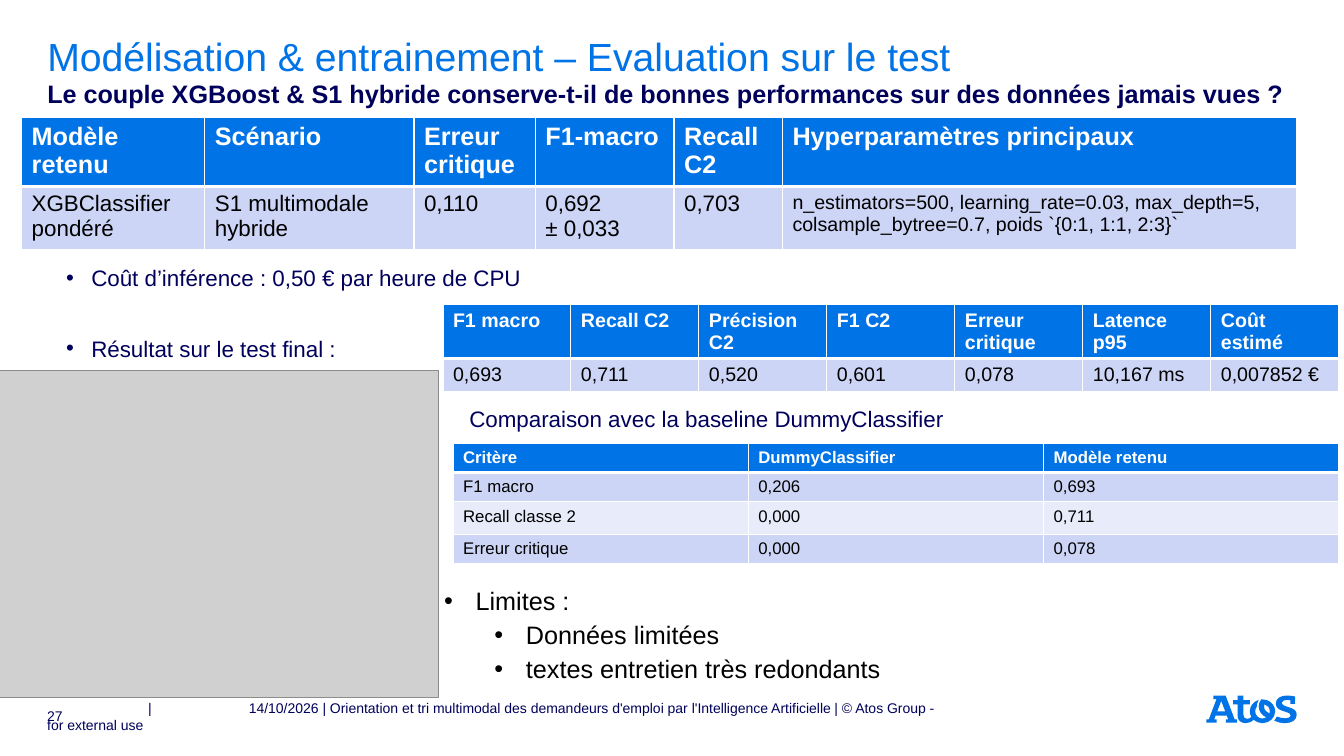
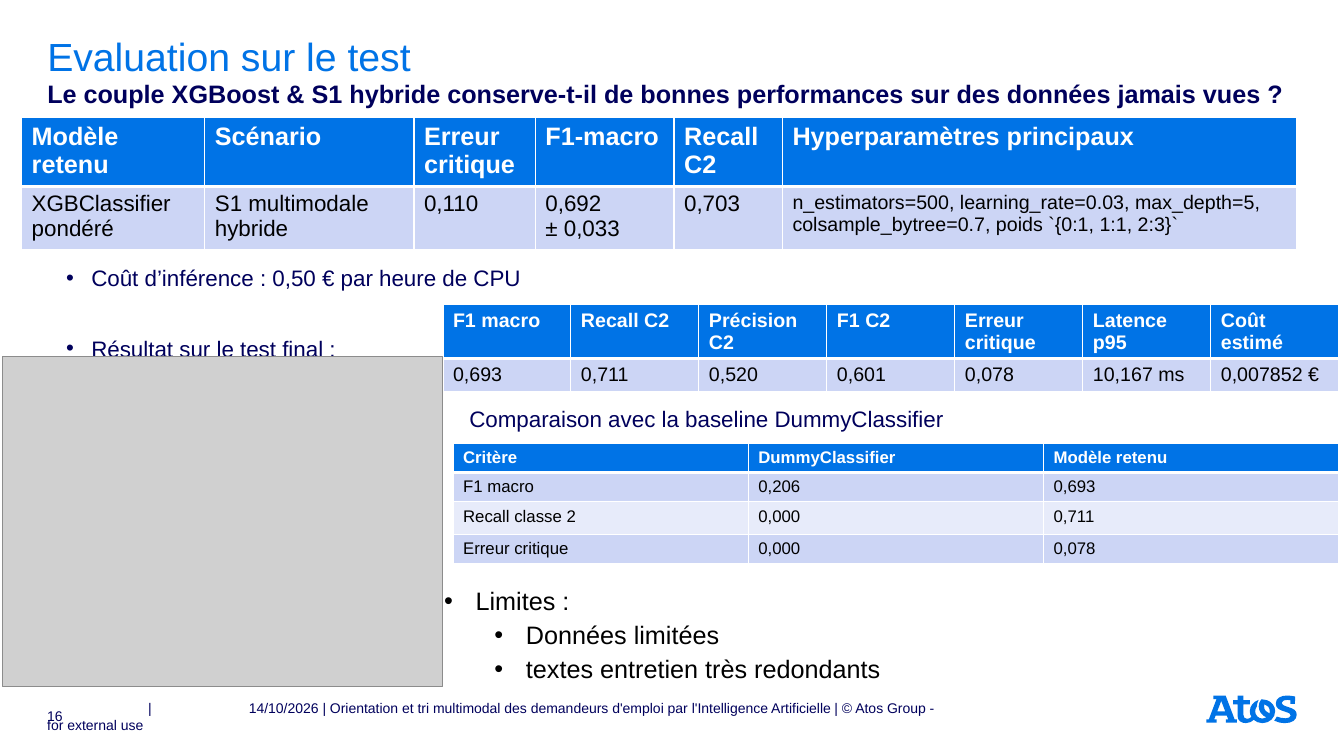
Before and after one commit to rbatos/Cas_usage_certif, a slide deck: slide 16 of presentation/Support_soutenance_certif.pptx (slide 27 before the commit). Drawn at 1344x756 pixels with LibreOffice and Linux fonts; fonts in the diff are those of the drawing; grey boxes stand for pictures. Boxes give left, top, right and bottom in pixels: in the first picture for what was removed or moved away, otherwise in the second. Text is boxed around its words. In the diff, an @@ line names an element or a change of style, - is before the commit and + after.

```diff
--- a/presentation/Support_soutenance_certif.pptx
+++ b/presentation/Support_soutenance_certif.pptx
@@ title at [47,42,411,72]: text changed @@
-Modélisation & entrainement – Evaluation sur le test
+Evaluation sur le test
@@ picture: place and size @@
-picture at [0,370,440,698]
+picture at [2,357,443,687]
@@ page number at [47,711,63,725]: text changed @@
-27
+16
```
Also in this commit, not shown: 25 other slides changed, 18 slides removed, 2 other files.
